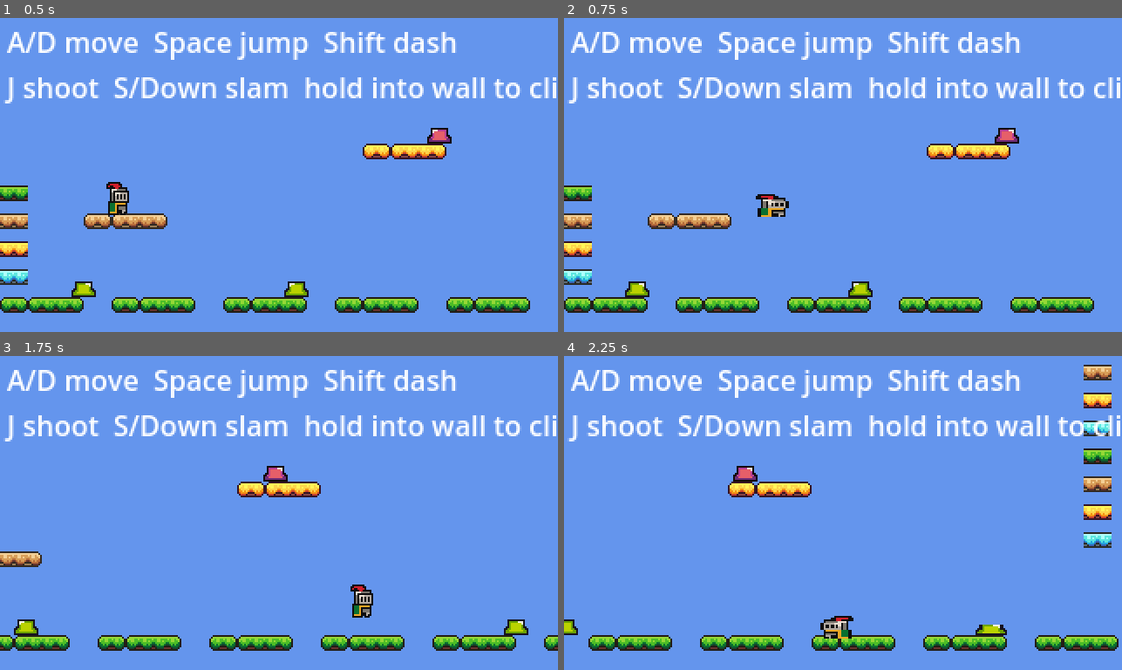
Above: before the commit, frames 1-4 (two rows, left to right).
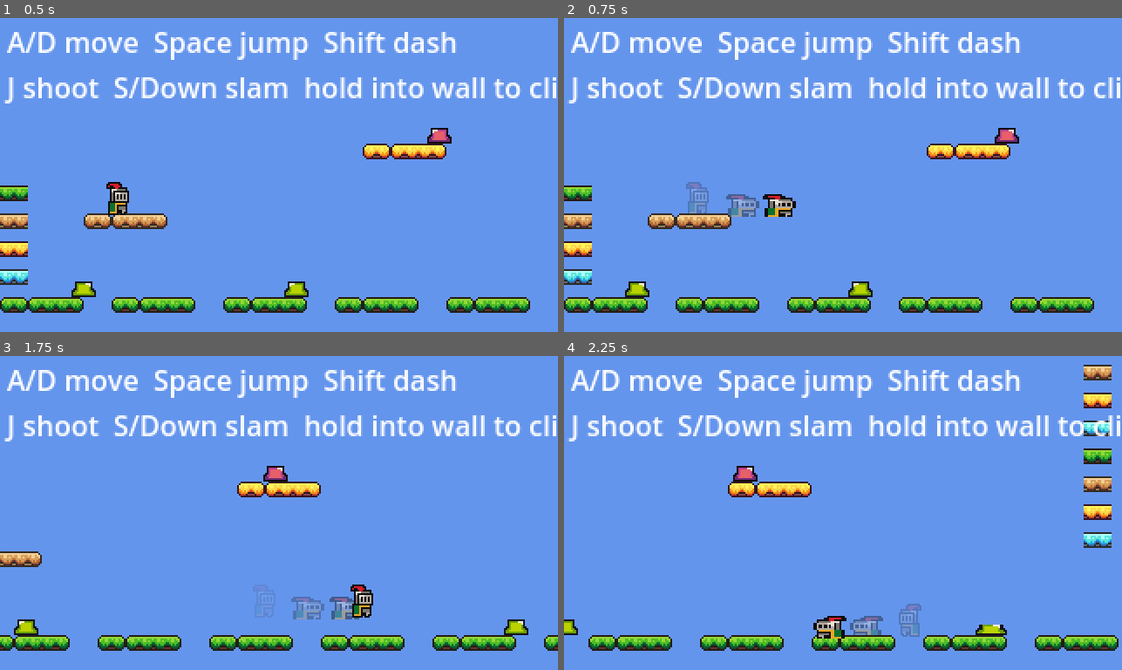
Above: after the commit, the same moments.

Repository: SolutionsByCarson/ScratchPad
Game: Godot game, scene res://scenes/main.tscn
The game is run twice, just before and just after one commit, with the same random seed, the same clock (stepped at 60 frames per second) and the same inputs.
Inputs:
- Up to frame 1 (0.5 s): no input
- Up to frame 2 (0.75 s): hold D (move_right) from 0.53 s (still down); tap Shift (dash) at 0.6 s
- Up to frame 3 (1.75 s): keep holding D (move_right); tap Space (jump) at 0.77, 1.52 s; tap S (slam) at 0.8, 1.35 s; tap Shift (dash) at 1.55 s
- Up to frame 4 (2.25 s): release D (move_right) at 2.03 s; hold A (move_left) from 2.03 s (still down); tap Shift (dash) at 2.1 s

Frame 1 is identical in both runs. In frame 2, 1.0% of the frame differs, in the area x 21-42%, y 52-64%; in frame 3, 0.6%; in frame 4, 0.9%.

Commit message:
Dash visual polish: forward sprite offset + afterimage trail
Forward offset: during dash, sprite.position.x is set to
_facing * DASH_OFFSET_X (4 px). The knight visually leans into the
dash direction. Reset to 0 in all non-dash visual states.

Afterimages: every AFTERIMAGE_INTERVAL (0.05s) during a dash, spawn
a Sprite2D copy of the current sprite (texture, region, flip, offset,
scale, global_position) as a sibling of the player. The copy starts
at AFTERIMAGE_START_ALPHA (0.55) and tweens to alpha 0 over
AFTERIMAGE_DURATION (0.22s), then queue_frees. With a 0.15s dash this
gives ~3 afterimages trailing behind. z_index = -1 keeps them visually
behind the player.

Co-Authored-By: Claude Opus 4.7 (1M context) <noreply@anthropic.com>

Diff:
--- a/scripts/player.gd
+++ b/scripts/player.gd
@@ -23,6 +23,10 @@
 const DASH_SCALE := Vector2(1.45, 0.7)
 const SLAM_DESCENT_SCALE := Vector2(0.65, 1.45)
 const SLAM_LAND_SCALE := Vector2(1.55, 0.55)
+const DASH_OFFSET_X := 4.0
+const AFTERIMAGE_INTERVAL := 0.05
+const AFTERIMAGE_DURATION := 0.22
+const AFTERIMAGE_START_ALPHA := 0.55
 
 const FRUIT_SCENE := preload("res://scenes/fruit.tscn")
 const SHOOT_OFFSET := Vector2(12.0, 2.0)
@@ -38,6 +42,7 @@
 var _wall_jump_lock_left := 0.0
 var _slamming := false
 var _slam_land_timer := 0.0
+var _afterimage_timer := 0.0
 var _ignore_wall_normal_x := 0.0
 var _wall_grace_left := 0.0
 var _last_wall_normal_x := 0.0
@@ -92,10 +97,15 @@
 			sprite.flip_h = input_dir < 0.0
 		_dash_time_left = DASH_DURATION
 		_dash_cooldown_left = DASH_COOLDOWN
+		_afterimage_timer = 0.0
 		Audio.play_sfx("power_up")
 
 	if _dash_time_left > 0.0:
 		_dash_time_left -= delta
+		_afterimage_timer -= delta
+		if _afterimage_timer <= 0.0:
+			_spawn_afterimage()
+			_afterimage_timer = AFTERIMAGE_INTERVAL
 		velocity.x = _facing * DASH_SPEED
 		velocity.y = 0.0
 		move_and_slide()
@@ -178,12 +188,16 @@
 	_slam_land_timer = max(0.0, _slam_land_timer - delta)
 	if _slam_land_timer > 0.0:
 		sprite.scale = SLAM_LAND_SCALE
+		sprite.position.x = 0.0
 	elif _slamming:
 		sprite.scale = SLAM_DESCENT_SCALE
+		sprite.position.x = 0.0
 	elif _dash_time_left > 0.0:
 		sprite.scale = DASH_SCALE
+		sprite.position.x = _facing * DASH_OFFSET_X
 	else:
 		sprite.scale = Vector2.ONE
+		sprite.position.x = 0.0
 
 
 func _classify_wall_contact() -> Dictionary:
@@ -247,6 +261,23 @@
 	return info
 
 
+func _spawn_afterimage() -> void:
+	var ai := Sprite2D.new()
+	ai.texture = sprite.texture
+	ai.region_enabled = sprite.region_enabled
+	ai.region_rect = sprite.region_rect
+	ai.flip_h = sprite.flip_h
+	ai.offset = sprite.offset
+	ai.scale = sprite.scale
+	ai.z_index = -1
+	ai.modulate = Color(1.0, 1.0, 1.0, AFTERIMAGE_START_ALPHA)
+	get_parent().add_child(ai)
+	ai.global_position = sprite.global_position
+	var tween := ai.create_tween()
+	tween.tween_property(ai, "modulate:a", 0.0, AFTERIMAGE_DURATION)
+	tween.tween_callback(ai.queue_free)
+
+
 func _shoot() -> void:
 	var fruit := FRUIT_SCENE.instantiate()
 	fruit.position = global_position + Vector2(_facing * SHOOT_OFFSET.x, SHOOT_OFFSET.y)
